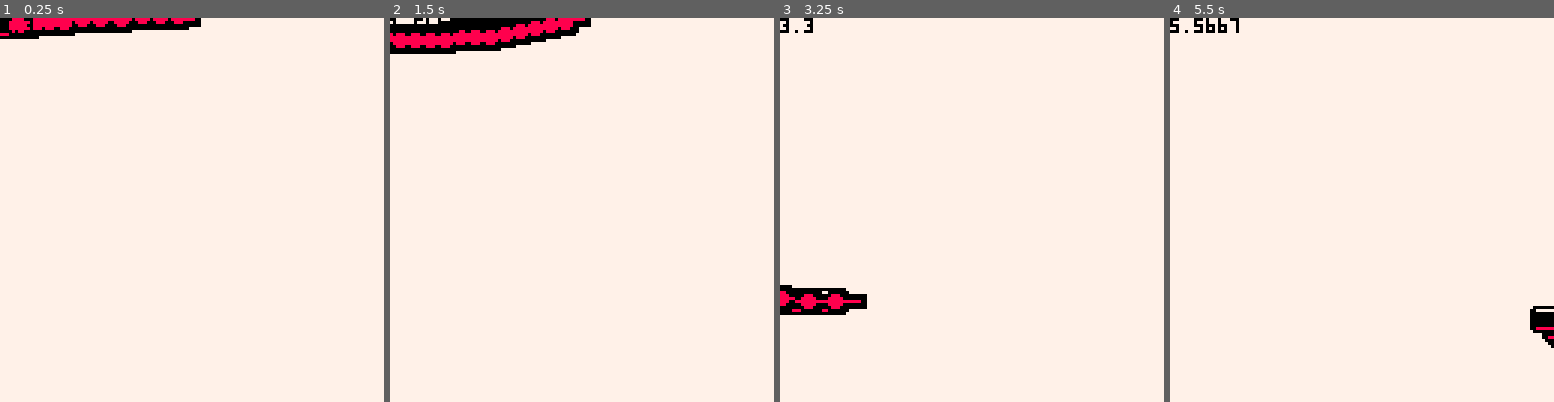
Above: before the commit, frames 1-4 (left to right).
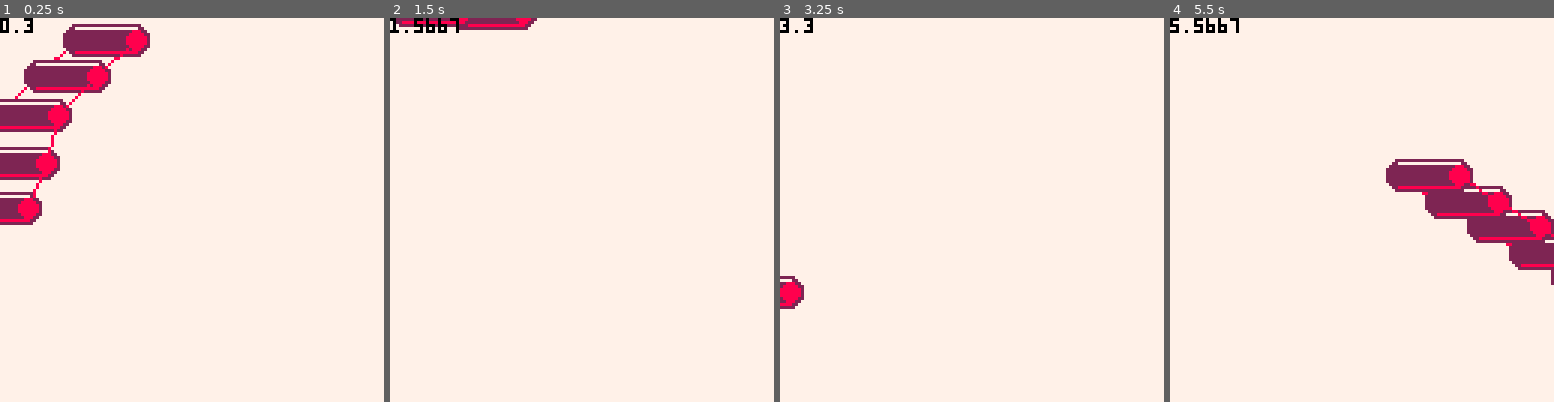
Above: after the commit, the same moments.

Repository: seleb/p8jam2
Game: PICO-8 cartridge bridge.p8
The game is run twice, just before and just after one commit, with the same random seed, the same clock (stepped at 60 frames per second) and the same inputs.
Inputs:
- Up to frame 1 (0.25 s): no input
- Up to frame 2 (1.5 s): no input
- Up to frame 3 (3.25 s): hold Left 1.97-2.37 s; hold Down 2.42-2.82 s; hold Right from 2.87 s (still down)
- Up to frame 4 (5.5 s): release Right at 3.53 s; hold Up 3.58-4.08 s; hold Right 4.13-4.53 s; hold Down 4.58-5.08 s; hold Left from 5.13 s (still down)

The runs differ from the first frame. In frame 1, 8.5% of the frame differs, in the area x 0-53%, y 0-54%; in frame 2, 3.6%; in frame 3, 1.5%; in frame 4, 6.1%.

Commit message:
better graphics

Diff:
--- a/bridge.p8
+++ b/bridge.p8
@@ -3,7 +3,7 @@
 __lua__
 chain = {}
 
-gravity = 1
+gravity = 0
 
 function linkupdate(link)
  local vx = link.x-link.a.x+link.a.vx
@@ -36,8 +36,8 @@
  chain[0].y = 0
  chain[0].vx= 0
  chain[0].vy= 0
- local r = 0.001
- for x=1,16 do
+ local r = 15
+ for x=1,5 do
   local link = {}
 
   link.r = r
@@ -80,37 +80,32 @@
 	rectfill(0,0,128,128)
 
 
-
+	local log_rad = 5
+	local log_len = 20
+	color(8)
  for i in all(chain) do
-  for x=-2,21 do
-   for y=-2,2 do
-    if x!=0 or y!=0 then
-     camera(x,y)
-     color(0)
-     line(i.ax, i.ay, i.x, i.y)
-
-
-
-     circ(i.x,i.y,2)
- 	  end
-   end
+  if(i!=chain[1]) then
+  line(i.ax-log_len, i.ay, i.x-log_len, i.y)
   end
+ end
+ for i in all(chain) do
+  color(2)
+  rectfill(i.x,i.y-log_rad,i.x-log_len,i.y+log_rad)
+  circfill(i.x-1,i.y,log_rad)
+  circfill(i.x-log_len+1,i.y,log_rad)
   color(7)
 
 
-  line(i.x,i.y-1,i.x+18,i.y-1)
+  line(i.x,i.y-log_rad+1,i.x-log_len,i.y-log_rad+1)
   color(8)
-  line(i.x,i.y+5,i.x+18,i.y+5)
- end
-
-
- camera(0,0)
- for i in all(chain) do
-  circfill(i.x,i.y,2)
+  line(i.x,i.y+log_rad-1,i.x-log_len,i.y+log_rad-1)
  end
  color(8)
  for i in all(chain) do
+  circfill(i.x,i.y,log_rad-2)
+  if(i!=chain[1]) then
   line(i.ax, i.ay, i.x, i.y)
+  end
  end
 
 
